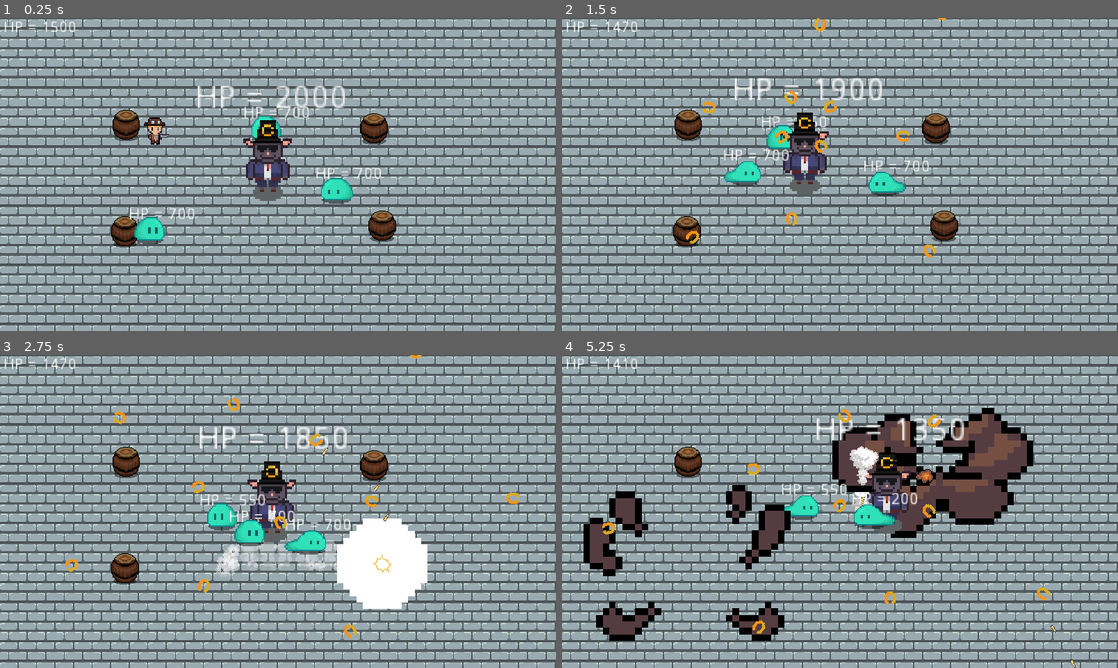
Above: before the commit, frames 1-4 (two rows, left to right).
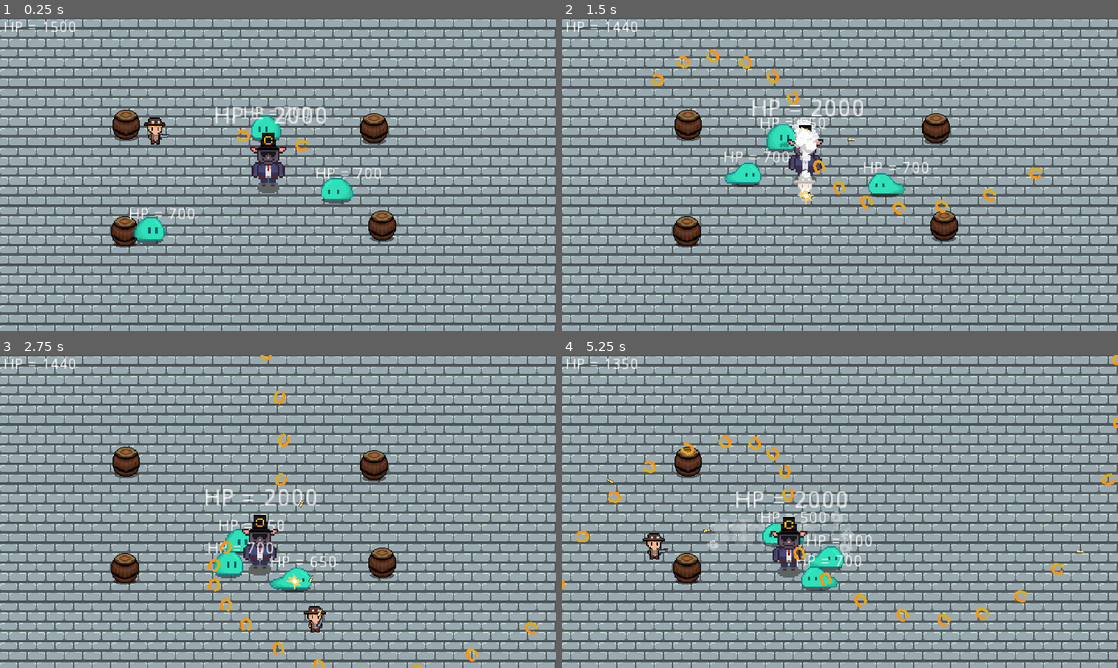
Above: after the commit, the same moments.

Repository: WAIWAI-PARTY/Life-after-people
Game: Godot game, scene res://World.tscn
The game is run twice, just before and just after one commit, with the same random seed, the same clock (stepped at 60 frames per second) and the same inputs.
Inputs (mouse positions are in pixels of both pictures, inside the frame that each line leads up to):
- Up to frame 1 (0.25 s): no input
- Up to frame 2 (1.5 s): move the mouse to (962, 158) at 0.52 s; press the mouse at (962, 158) at 0.53 s; hold D (ui_right) 0.53-1.28 s; move the mouse to (728, 190) at 1.27 s; release the mouse at (728, 190) at 1.28 s; hold S (ui_down) from 1.28 s (still down); tap Space (dash, bound only after the commit) at 1.35 s
- Up to frame 3 (2.75 s): click (166, 527) at 1.55 s; move the mouse to (333, 442) at 2.02 s; release S (ui_down) at 2.03 s; press the mouse at (333, 442) at 2.03 s; hold D (ui_right) from 2.03 s (still down); tap Shift (dash, bound only before the commit) at 2.1 s
- Up to frame 4 (5.25 s): move the mouse to (812, 574) at 2.77 s; release D (ui_right) at 2.78 s; release the mouse at (812, 574) at 2.78 s; hold W (ui_up) 2.78-3.53 s; click (812, 574) at 2.85 s; move the mouse to (1006, 558) at 3.52 s; press the mouse at (1006, 558) at 3.53 s; hold A (ui_left) 3.53-5.03 s; move the mouse to (673, 464) at 4.27 s; release the mouse at (673, 464) at 4.28 s; tap Space (dash, bound only after the commit) at 4.35 s; click (673, 464) at 4.55 s; move the mouse to (867, 511) at 5.02 s; press the mouse at (867, 511) at 5.03 s; hold S (ui_down) from 5.03 s (still down); tap Shift (dash, bound only before the commit) at 5.1 s

The runs differ from the first frame. In frame 1, 2.1% of the frame differs, in the area x 35-63%, y 21-59%; in frame 2, 4.0%; in frame 3, 10%; in frame 4, 19%, in the area x 0-100%, y 0-100%.

Commit message:
little change

Diff:
--- a/Enemy/MrC.gd
+++ b/Enemy/MrC.gd
@@ -4,10 +4,10 @@
 onready var shoot_timer = $ShootTimer
 onready var rotater = $Rotater
 
-const rotate_speed = 100
-const shooter_timer_wait_time = 0.5
-const spawn_point_count = 4
-const radius = 10
+export var rotate_speed = 200
+export var  shooter_timer_wait_time = 0.1
+export var  spawn_point_count = 2
+export var  radius = 10
 
 
 onready var stats = $Stats
--- a/Enemy/MrC.tscn
+++ b/Enemy/MrC.tscn
@@ -77,9 +77,11 @@
 radius = 183.044
 
 [node name="MrC" type="KinematicBody2D"]
-scale = Vector2( 2, 2 )
+scale = Vector2( 1.5, 1.5 )
 collision_layer = 0
 script = ExtResource( 1 )
+rotate_speed = 50
+shooter_timer_wait_time = 0.2
 
 [node name="Blink" type="AnimationPlayer" parent="."]
 anims/RESET = SubResource( 3 )
--- a/Player/Player.tscn
+++ b/Player/Player.tscn
@@ -64,7 +64,7 @@
 
 [sub_resource type="CapsuleShape2D" id=2]
 radius = 5.0
-height = 10.0
+height = 4.0
 
 [node name="Player" type="KinematicBody2D"]
 collision_layer = 32
--- a/World/Barrel.gd
+++ b/World/Barrel.gd
@@ -4,7 +4,7 @@
 onready var sprite = $Sprite
 
 func _on_hurtbox_area_entered(_area):
-	sprite.scale = Vector2(4,4)
+	sprite.scale = Vector2(2.5,2.5)
 	anim.play("anim")
 func explosion_finished():
 	queue_free()
--- a/project.godot
+++ b/project.godot
@@ -85,7 +85,7 @@
 }
 dash={
 "deadzone": 0.5,
-"events": [ Object(InputEventKey,"resource_local_to_scene":false,"resource_name":"","device":0,"alt":false,"shift":false,"control":false,"meta":false,"command":false,"pressed":false,"scancode":0,"physical_scancode":16777237,"unicode":0,"echo":false,"script":null)
+"events": [ Object(InputEventKey,"resource_local_to_scene":false,"resource_name":"","device":0,"alt":false,"shift":false,"control":false,"meta":false,"command":false,"pressed":false,"scancode":0,"physical_scancode":32,"unicode":0,"echo":false,"script":null)
  ]
 }
 
